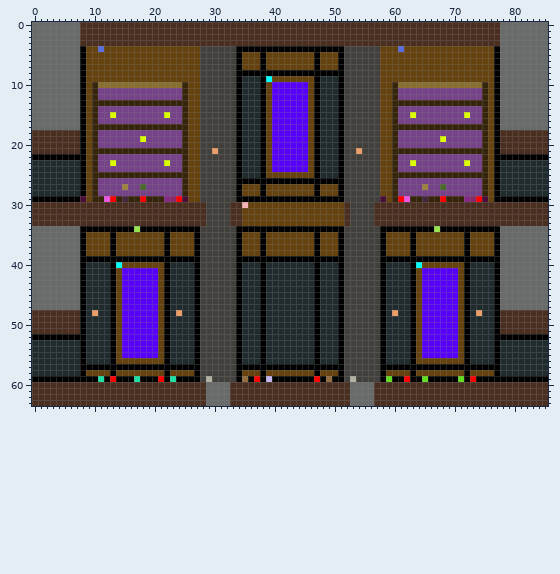
A pixel-art file gets an edit: Assets/Maps/GrandArchives/WritingRoom.aseprite. The picture above was drawn from the file before the commit.
86x64 pixels, 1 frame.
The result:
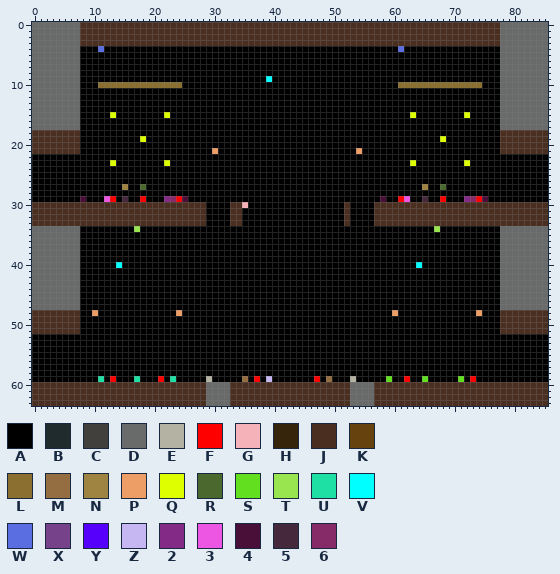
Palette (. is transparent): A #000000  B #202b2e  C #42403d  D #696a6a  E #b4b3a3  F #ff0000  G #f6b2b9  H #36240b  J #4a2f21  K #65420e  L #8a6f30  M #946d41  N #9f8341  P #ed9d66  Q #ddff00  R #4b692f  S #62e01f  T #99e550  U #1fe0a4  V #00ffff  W #5b6ee1  X #76428a  Y #5600fb  Z #c6b7f2  2 #832a86  3 #ed56e3  4 #4a0f38  5 #45283c  6 #862a68
The author wrote: clear writing room top doorways
Edits made:
layer "Walls" now hidden
Colour A replaces colour B in rows 9 to 22 at x 35 to 37 and 48 to 50; in rows 23 to 25 at x 0 to 7, 35 to 37, 48 to 50 and 78 to 85; in rows 26 to 28 at x 0 to 7 and 78 to 85; in rows 40 to 47 at x 9 to 12, 23 to 26, 35 to 37, 39 to 46, 48 to 50, 59 to 62 and 73 to 76; in row 48 at x 9, 11 to 12, 23, 25 to 26, 35 to 37, 39 to 46, 48 to 50, 59, 61 to 62, 73 and 75 to 76; in rows 49 to 52 at x 9 to 12, 23 to 26, 35 to 37, 39 to 46, 48 to 50, 59 to 62 and 73 to 76.
Colour A replaces colour B in rows 53 to 56 at x 0 to 7, 9 to 12, 23 to 26, 35 to 37, 39 to 46, 48 to 50, 59 to 62, 73 to 76 and 78 to 85; in rows 57 to 58 at x 0 to 7 and 78 to 85.
Colour A replaces colour C in rows 4 to 20 at x 28 to 33 and 52 to 57; in row 21 at x 28 to 29, 31 to 33, 52 to 53 and 55 to 57; in rows 22 to 29 at x 28 to 33 and 52 to 57; in rows 30 to 33 at x 29 to 32 and 53 to 56; in rows 34 to 58 at x 28 to 33 and 52 to 57; in row 59 at x 28, 30 to 33, 52 and 54 to 57.
Colour A replaces colour H in rows 10 to 12 at x 10, 25, 60 and 75; in row 13 at x 10 to 25 and 60 to 75; in rows 14 to 16 at x 10, 25, 60 and 75; in row 17 at x 10 to 25 and 60 to 75; in rows 18 to 20 at x 10, 25, 60 and 75; in row 21 at x 10 to 25 and 60 to 75.
Colour A replaces colour H in rows 22 to 24 at x 10, 25, 60 and 75; in row 25 at x 10 to 25 and 60 to 75; in rows 26 to 28 at x 10, 25, 60 and 75; in row 29 at x 10 to 11, 14, 16 to 17, 19 to 21, 60, 63 to 64, 66 to 67 and 69 to 71.
Colour A replaces colour K in row 4 at x 9 to 10, 12 to 27, 58 to 60 and 62 to 76; in rows 5 to 7 at x 9 to 27, 35 to 37, 39 to 46, 48 to 50 and 58 to 76; in row 8 at x 9 to 27 and 58 to 76; in row 9 at x 9 to 27, 40 to 46 and 58 to 76; in rows 10 to 24 at x 9, 26 to 27, 39, 46, 58 to 59 and 76; in row 25 at x 9, 26 to 27, 39 to 46, 58 to 59 and 76.
Colour A replaces colour K in row 26 at x 9, 26 to 27, 58 to 59 and 76; in rows 27 to 28 at x 9, 26 to 27, 35 to 37, 39 to 46, 48 to 50, 58 to 59 and 76; in row 29 at x 9, 26 to 27, 59 and 76; in row 30 at x 36 to 51; in rows 31 to 33 at x 35 to 51; in rows 35 to 38 at x 9 to 12, 14 to 21, 23 to 26, 35 to 37, 39 to 46, 48 to 50, 59 to 62, 64 to 71 and 73 to 76.
Colour A replaces colour K in row 40 at x 15 to 21 and 65 to 71; in rows 41 to 55 at x 14, 21, 64 and 71; in row 56 at x 14 to 21 and 64 to 71; in row 58 at x 9 to 12, 14 to 21, 23 to 26, 35 to 37, 39 to 46, 48 to 50, 59 to 62, 64 to 71 and 73 to 76.
Colour A replaces colour X in rows 11 to 12 at x 11 to 24 and 61 to 74; in row 14 at x 11 to 24 and 61 to 74; in row 15 at x 11 to 12, 14 to 21, 23 to 24, 61 to 62, 64 to 71 and 73 to 74; in row 16 at x 11 to 24 and 61 to 74; in row 18 at x 11 to 24 and 61 to 74; in row 19 at x 11 to 17, 19 to 24, 61 to 67 and 69 to 74.
Colour A replaces colour X in row 20 at x 11 to 24 and 61 to 74; in row 22 at x 11 to 24 and 61 to 74; in row 23 at x 11 to 12, 14 to 21, 23 to 24, 61 to 62, 64 to 71 and 73 to 74; in row 24 at x 11 to 24 and 61 to 74; in row 26 at x 11 to 24 and 61 to 74; in row 27 at x 11 to 14, 16 to 17, 19 to 24, 61 to 64, 66 to 67 and 69 to 74.
Colour A replaces colour X in row 28 at x 11 to 24 and 61 to 74.
Colour A replaces colour Y in rows 10 to 24 at x 40 to 45; in rows 41 to 55 at x 15 to 20 and 65 to 70.
